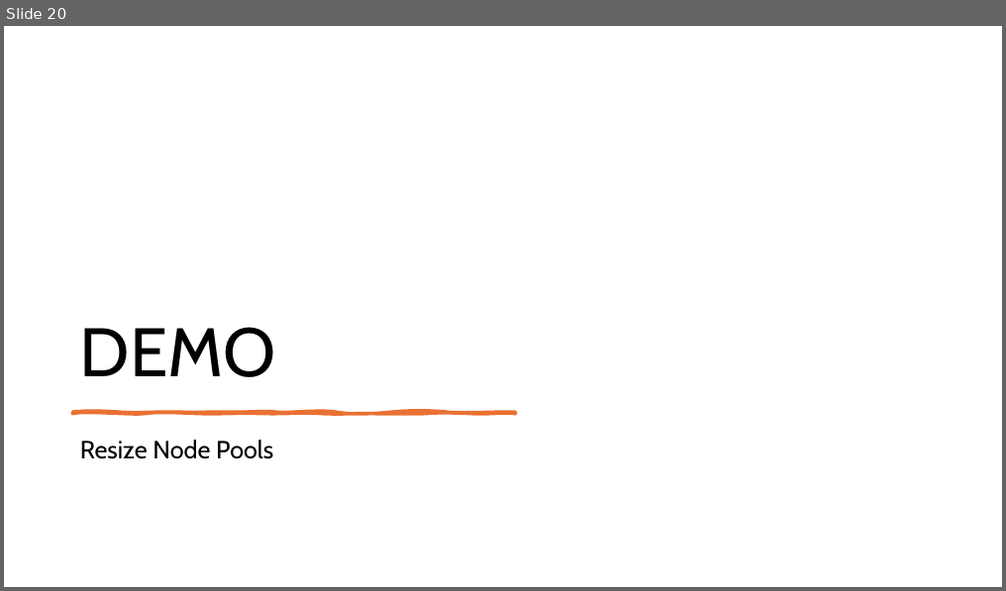
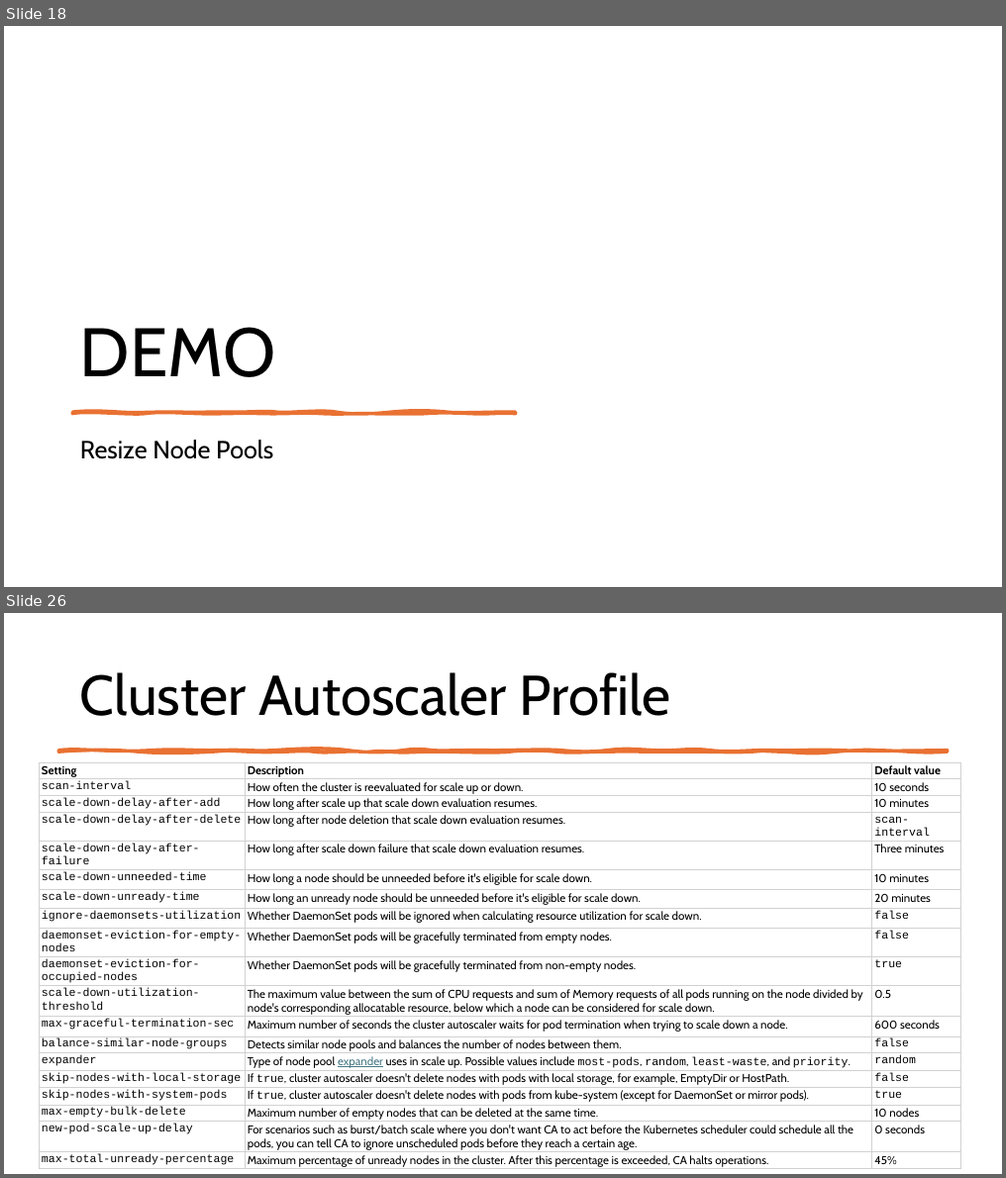
Before and after one commit to fhbilgen/AKSWorkshop, a slide deck: AKS_02_Node_Pools.pptx. Shown one above the other, each under a label of ours: slide 20 before the commit, slides 18 and 26 after it; the slides between them are not shown. The pictures are 1006x591 and 1006x1178 pixels, drawn with LibreOffice and Linux fonts; fonts in the diff are those of the drawing. Boxes give left, top, right and bottom in pixels: in the first picture for what was removed or moved away, otherwise in the second. Text is boxed around its words. In the diff, an @@ line names an element or a change of style, - is before the commit and + after.

Commit message:
AutoScaler and Node connection

```diff
--- a/AKS_02_Node_Pools.pptx
+++ b/AKS_02_Node_Pools.pptx
@@ slide 26 added at [4,613,1002,1174], background #FFFFFF @@
@@ title added at [80,672,671,716], 54 pt, text #000000 @@
+Cluster Autoscaler Profile
@@ freeform shape added at [58,750,947,752], fill #E97132, outline #E97132 3.25 pt @@
@@ table added at [40,762,961,1171], 19 rows, 3 columns @@
+Setting | Description | Default value
+scan-interval | How often the cluster is reevaluated for scale up or down. | 10 seconds
+scale-down-delay-after-add | How long after scale up that scale down evaluation resumes. | 10 minutes
+scale-down-delay-after-delete | How long after node deletion that scale down evaluation resumes. | scan-interval
+scale-down-delay-after-failure | How long after scale down failure that scale down evaluation resumes. | Three minutes
+scale-down-unneeded-time | How long a node should be unneeded before it's eligible for scale down. | 10 minutes
+scale-down-unready-time | How long an unready node should be unneeded before it's eligible for scale down. | 20 minutes
+ignore-daemonsets-utilization | Whether DaemonSet pods will be ignored when calculating resource utilization for scale down. | false
+daemonset-eviction-for-empty-nodes | Whether DaemonSet pods will be gracefully terminated from empty nodes. | false
+daemonset-eviction-for-occupied-nodes | Whether DaemonSet pods will be gracefully terminated from non-empty nodes. | true
+scale-down-utilization-threshold | The maximum value between the sum of CPU requests and sum of Memory requests of all pods running on the node divided by node's corresponding allocatable resource, below which a node can be considered for scale down. | 0.5
+max-graceful-termination-sec | Maximum number of seconds the cluster autoscaler waits for pod termination when trying to scale down a node. | 600 seconds
+balance-similar-node-groups | Detects similar node pools and balances the number of nodes between them. | false
+expander | Type of node pool expander uses in scale up. Possible values include most-pods, random, least-waste, and priority. | random
+skip-nodes-with-local-storage | If true, cluster autoscaler doesn't delete nodes with pods with local storage, for example, EmptyDir or HostPath. | false
+skip-nodes-with-system-pods | If true, cluster autoscaler doesn't delete nodes with pods from kube-system (except for DaemonSet or mirror pods). | true
+max-empty-bulk-delete | Maximum number of empty nodes that can be deleted at the same time. | 10 nodes
+new-pod-scale-up-delay | For scenarios such as burst/batch scale where you don't want CA to act before the Kubernetes scheduler could schedule all the pods, you can tell CA to ignore unscheduled pods before they reach a certain age. | 0 seconds
+max-total-unready-percentage | Maximum percentage of unready nodes in the cluster. After this percentage is exceeded, CA halts operations. | 45%
@@ what was slide 20 is now slide 18 @@
```
Also in this commit, not shown: 1 slide changed, 10 other slides added, 5 other files.
